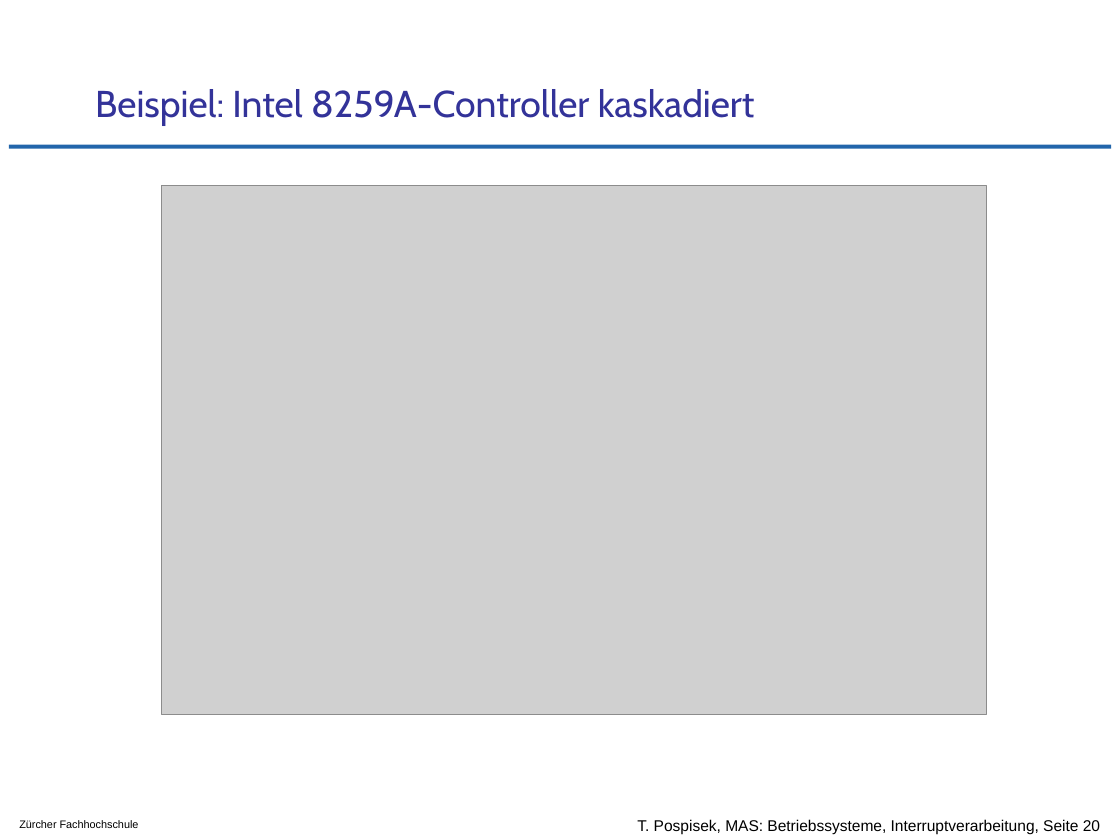
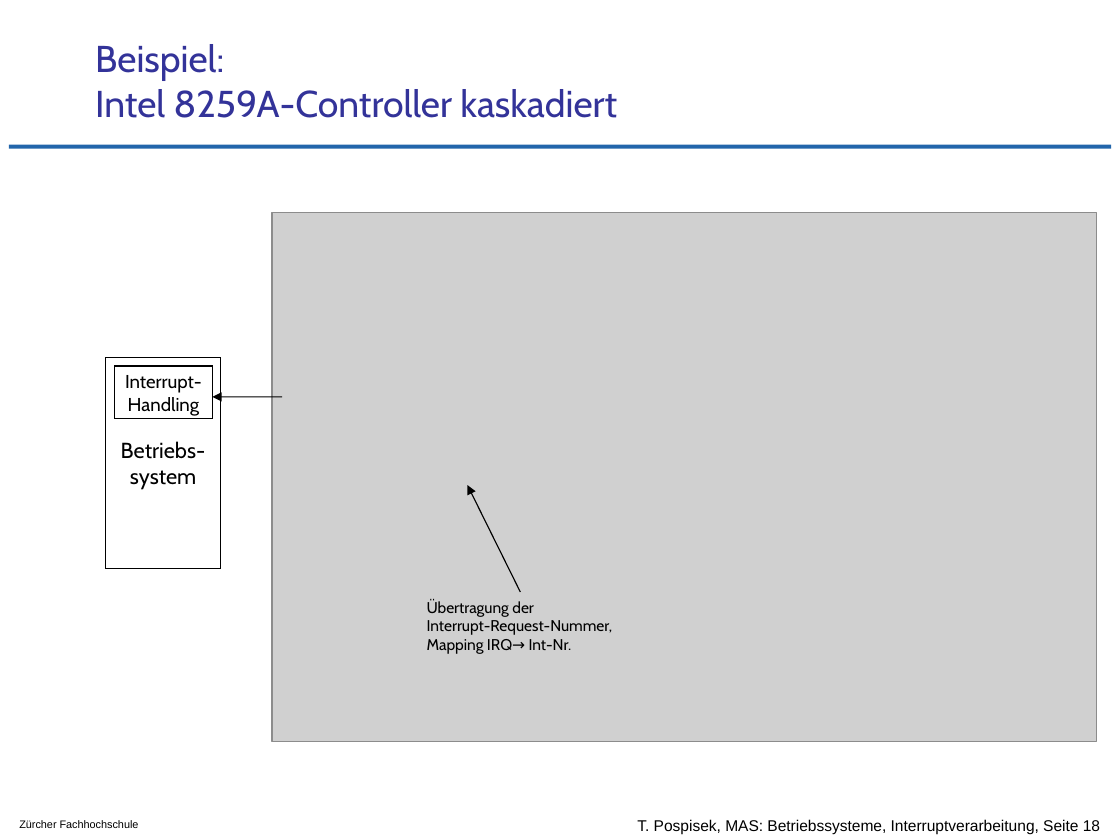
Before and after one commit to tpo/betriebssysteme, a slide deck: slide 18 of 04-3_Interruptverarbeitung_in_Betriebssystemen.odp (slide 20 before the commit). Drawn at 1120x840 pixels with LibreOffice and Linux fonts; fonts in the diff are those of the drawing; grey boxes stand for pictures; background and template pictures are left out. Boxes give left, top, right and bottom in pixels: in the first picture for what was removed or moved away, otherwise in the second. Text is boxed around its words. In the diff, an @@ line names an element or a change of style, - is before the commit and + after.

```diff
--- a/04-3_Interruptverarbeitung_in_Betriebssystemen.odp
+++ b/04-3_Interruptverarbeitung_in_Betriebssystemen.odp
@@ title "Beispiel: Intel 8259A-Controller kaskadiert" rewrapped from [95, 89, 755, 126] to [95, 44, 617, 118] @@
@@ picture: place and size @@
-picture at [161, 186, 986, 715]
+picture at [272, 213, 1096, 741]
@@ rectangle added at [105, 357, 220, 569], fill #FFFFFF, outline #000000 0.74 pt, 14 pt, text #000000 @@
+Betriebs-
+system
@@ rectangle added at [114, 366, 212, 419], fill #FFFFFF, outline #000000 0.74 pt, 12 pt, text #000000 @@
+Interrupt-
+Handling
@@ arrow added from (282, 396) to (213, 396), #000000 0.74 pt @@
@@ arrow added from (521, 592) to (467, 485), #000000 0.74 pt @@
@@ text added at [427, 599, 613, 654], 10 pt, text #000000 @@
+Übertragung der
+Interrupt-Request-Nummer,
+Mapping IRQ→ Int-Nr.
@@ text at [637, 819, 1100, 834]: text changed @@
-T. Pospisek, MAS: Betriebssysteme, Interruptverarbeitung, Seite 20
+T. Pospisek, MAS: Betriebssysteme, Interruptverarbeitung, Seite 18
```
Also in this commit, not shown: 6 other slides changed, 2 slides added, 4 slides removed.
